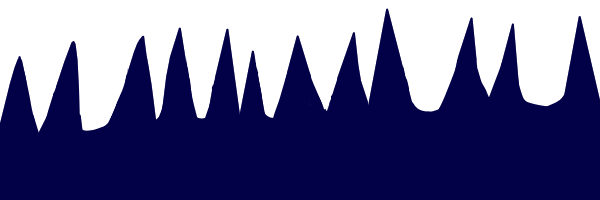
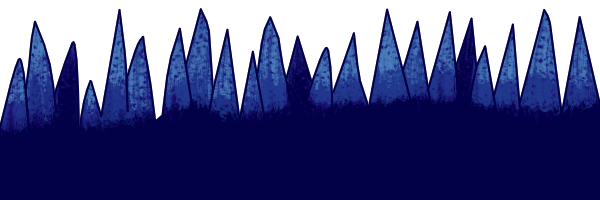
Revision of a layered 600x200 image; what changed, layer by layer:
hid "Kopia fill" over <box>0,8,599,138</box>
showed "outlines" over <box>0,8,599,138</box>
showed "fill", painted on it over <box>0,8,599,138</box>
